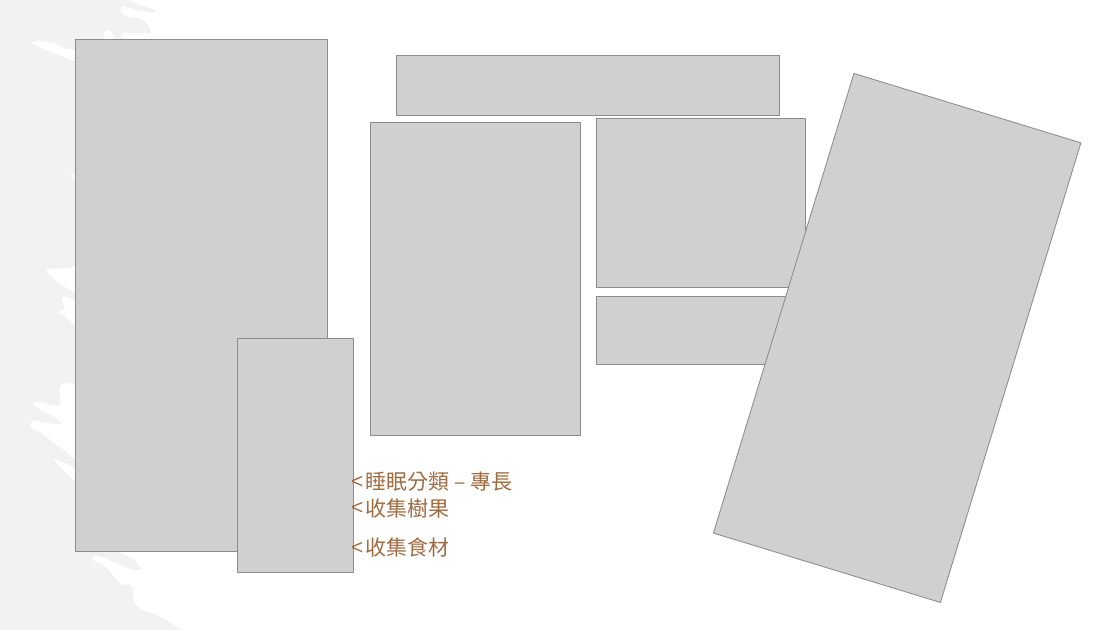
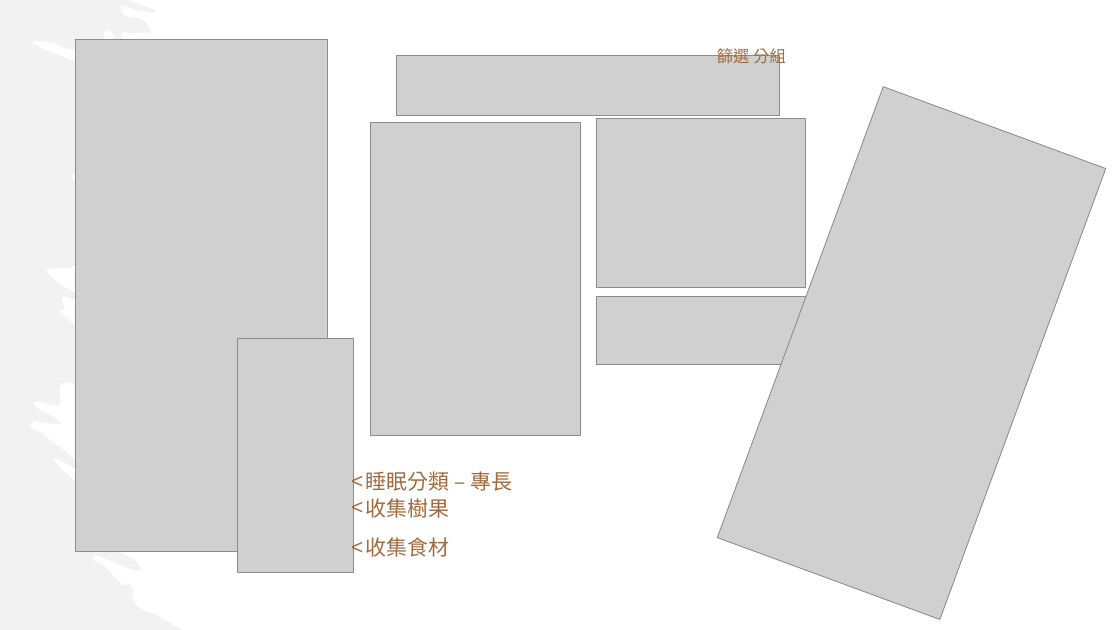
Before and after one commit to HuskyHsu/sleepoke, a slide deck: slide 1 of doc/introduce.pptx. Drawn at 1120x630 pixels with LibreOffice and Linux fonts; fonts in the diff are those of the drawing; grey boxes stand for pictures. Boxes give left, top, right and bottom in pixels: in the first picture for what was removed or moved away, otherwise in the second. Text is boxed around its words. In the diff, an @@ line names an element or a change of style, - is before the commit and + after.

```diff
--- a/doc/introduce.pptx
+++ b/doc/introduce.pptx
@@ text added at box(717, 45, 786, 67), 14 pt, text #A16B40 @@
+篩選 分組
@@ picture at box(717, 86, 1106, 619): rotation 17 to 20 degrees @@
```
Also in this commit, not shown: 7 other files.
